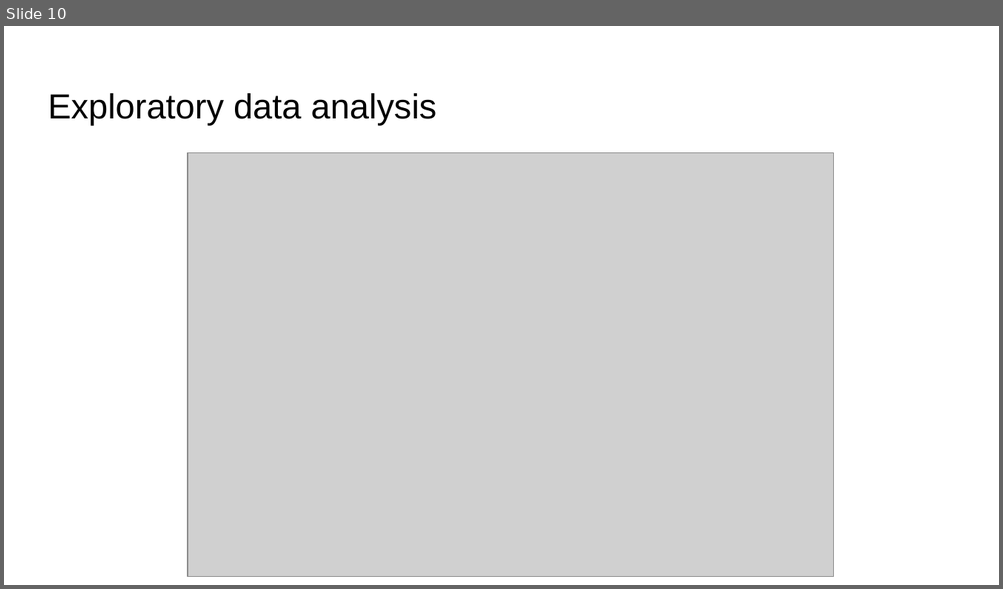
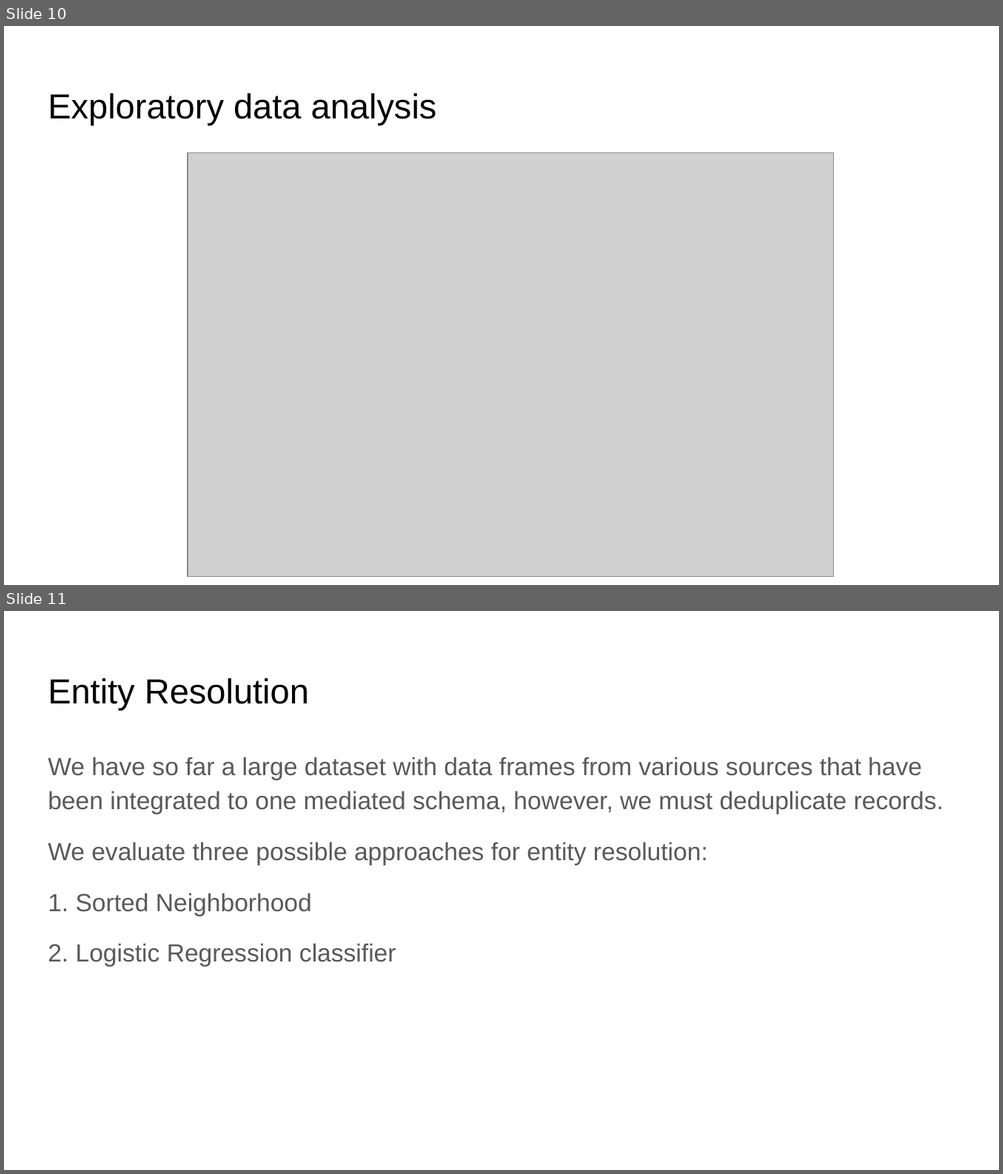
Before and after one commit to IITTeaching/cs520-f23-group-23, a slide deck: main-520-project/CS 520 Data Curation.pptx. Shown one above the other, each under a label of ours: slide 10 before the commit, slides 10 and 11 after it. The pictures are 1003x589 and 1003x1174 pixels, drawn with LibreOffice and Linux fonts; fonts in the diff are those of the drawing; grey boxes stand for pictures. Boxes give left, top, right and bottom in pixels: in the first picture for what was removed or moved away, otherwise in the second. Text is boxed around its words. In the diff, an @@ line names an element or a change of style, - is before the commit and + after.

```diff
--- a/main-520-project/CS 520 Data Curation.pptx
+++ b/main-520-project/CS 520 Data Curation.pptx
@@ slide 11 added at box(4, 611, 999, 1170), background #FFFFFF @@
@@ title added at box(48, 678, 309, 710), 25.2 pt, text #000000 @@
+Entity Resolution
@@ text added at box(48, 757, 943, 967), 18 pt, text #595959 @@
+We have so far a large dataset with data frames from various sources that have been integrated to one mediated schema, however, we must deduplicate records.
+We evaluate three possible approaches for entity resolution:
+1. Sorted Neighborhood
+2. Logistic Regression classifier
```
Also in this commit, not shown: 7 slides changed, 3 other slides added, 1 slide removed.
